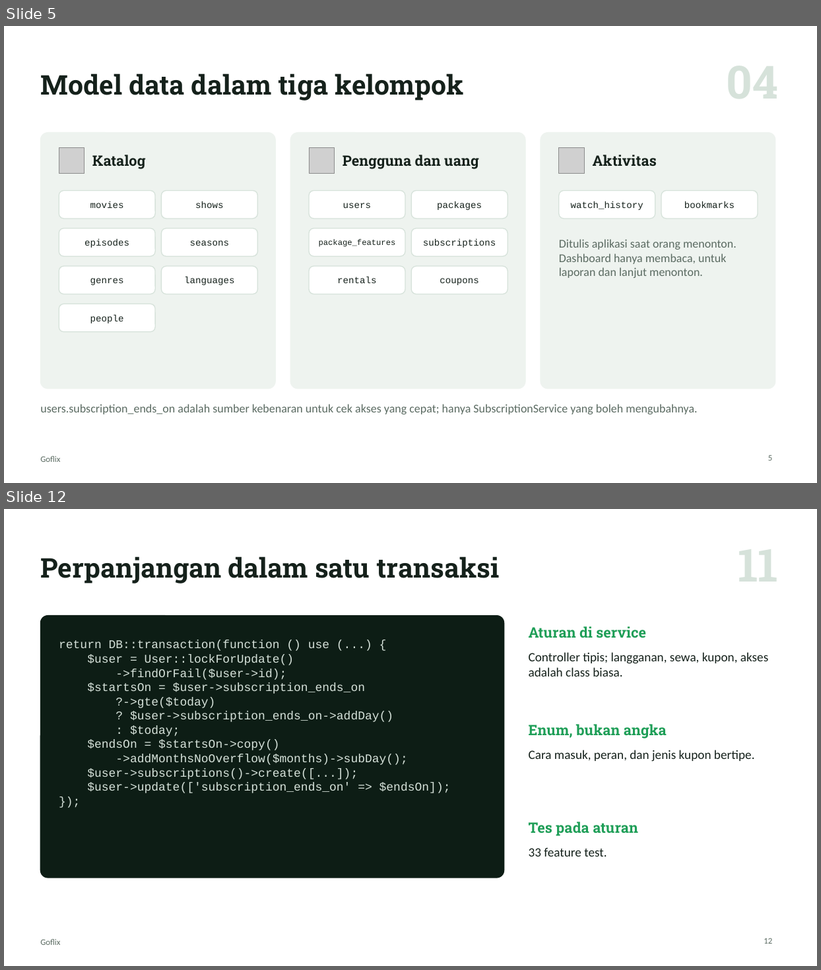
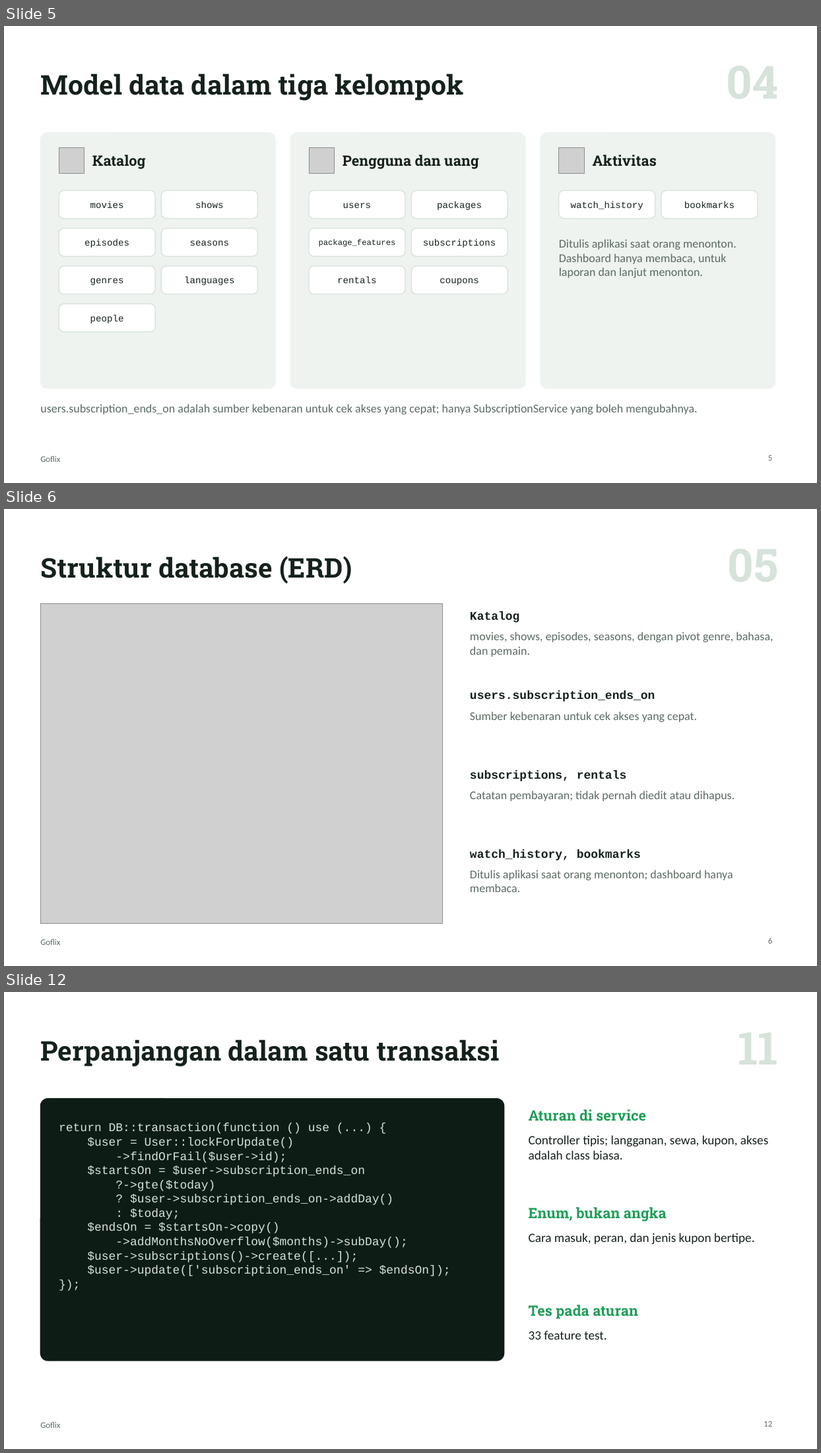
Before and after one commit to Enricosaputra/goflix-dashboard-demo, a slide deck: docs/Goflix-presentasi.pptx. Shown one above the other, each under a label of ours: slides 5 and 12 before the commit, slides 5, 6 and 12 after it; the slides between them are not shown. The pictures are 821x970 and 821x1453 pixels, drawn with LibreOffice and Linux fonts; fonts in the diff are those of the drawing; grey boxes stand for pictures. Boxes give left, top, right and bottom in pixels: in the first picture for what was removed or moved away, otherwise in the second. Text is boxed around its words. In the diff, an @@ line names an element or a change of style, - is before the commit and + after.

```diff
--- a/docs/Goflix-presentasi.pptx
+++ b/docs/Goflix-presentasi.pptx
@@ slide 6 added at (4,509,817,966), background #FFFFFF; not listed: 1 template element that a slide beside it also shows @@
@@ title added at (40,557,352,584), 32 pt, text #15211B, bold @@
+Struktur database (ERD)
@@ picture added at (40,603,443,923) @@
@@ text added at (470,612,520,623), 14 pt, text #15211B, bold @@
+Katalog
@@ text added at (470,632,773,657), 14 pt, text #5B6B62 @@
+movies, shows, episodes, seasons, dengan pivot genre, bahasa, dan pemain.
@@ text added at (470,691,655,702), 14 pt, text #15211B, bold @@
+users.subscription_ends_on
@@ text added at (470,712,697,722), 14 pt, text #5B6B62 @@
+Sumber kebenaran untuk cek akses yang cepat.
@@ text added at (470,770,627,782), 14 pt, text #15211B, bold @@
+subscriptions, rentals
@@ text added at (470,791,735,801), 14 pt, text #5B6B62 @@
+Catatan pembayaran; tidak pernah diedit atau dihapus.
@@ text added at (470,850,641,861), 14 pt, text #15211B, bold @@
+watch_history, bookmarks
@@ text added at (470,870,733,892), 14 pt, text #5B6B62 @@
+Ditulis aplikasi saat orang menonton; dashboard hanya membaca.
@@ page number added at (768,938,772,944), 10 pt, text #5B6B62 @@
+6
```
Also in this commit, not shown: 5 slides changed, 1 slide removed, 7 other files.
